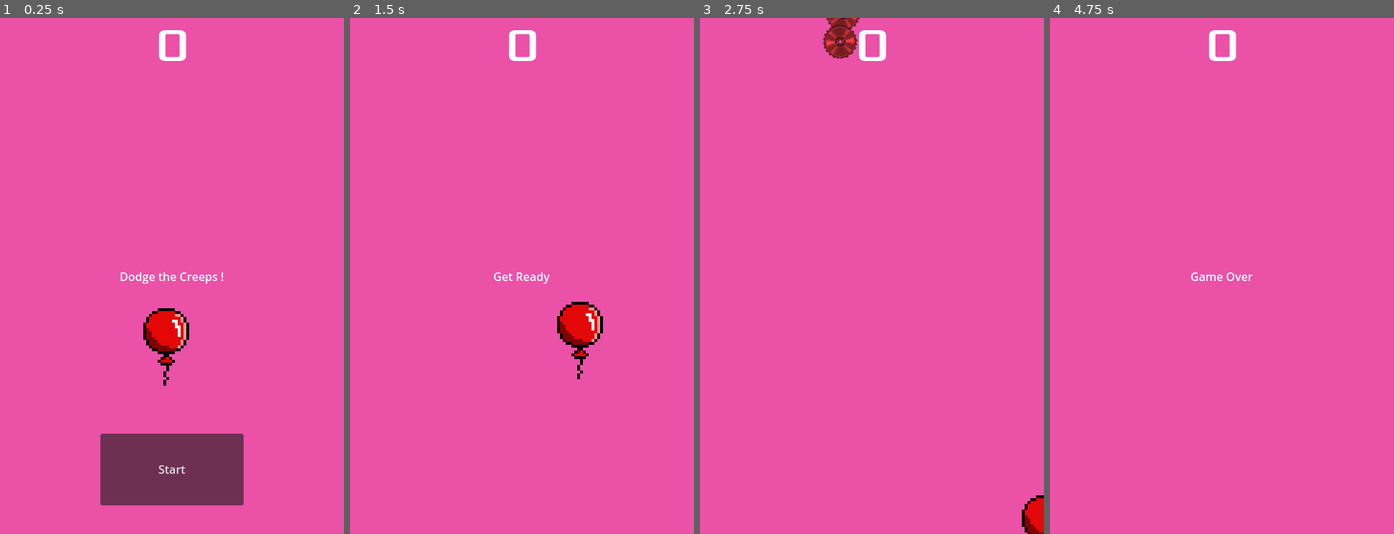
Above: before the commit, frames 1-4 (left to right).
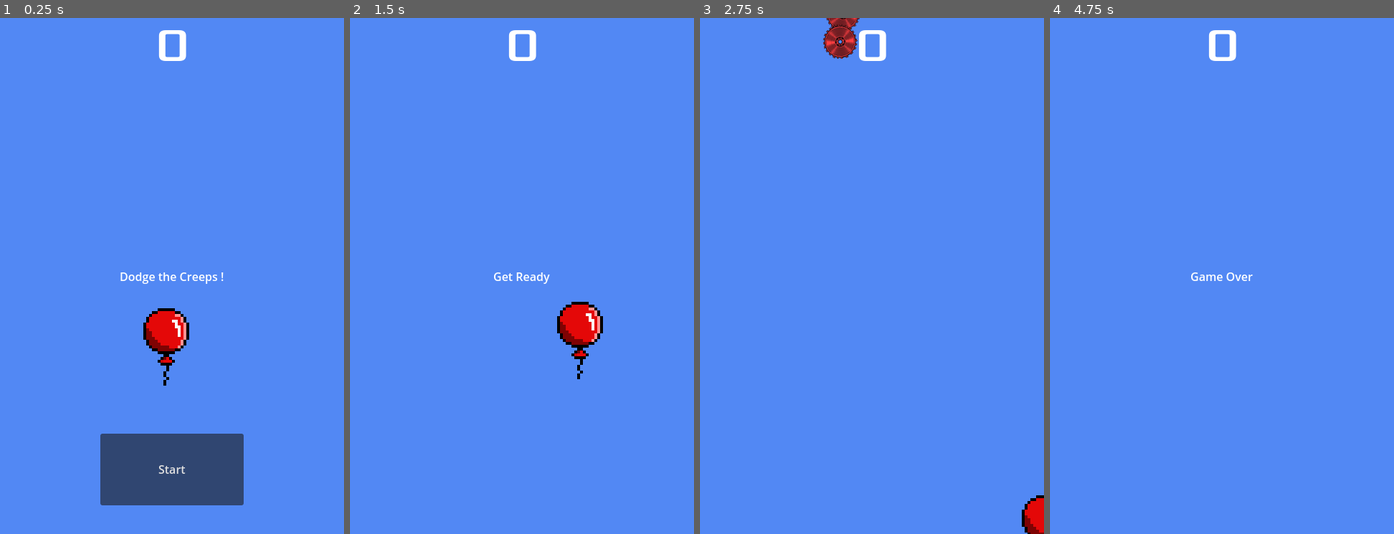
Above: after the commit, the same moments.

Repository: Turik556/First2D
Game: Godot game, scene res://Scenes/main.tscn
Two runs of this game, one before a commit and one after it. Both use one fixed random seed, a clock stepped at 60 frames per second and the inputs below. Before the commit the project starts from res://main.tscn.
Inputs:
- Up to frame 1 (0.25 s): no input
- Up to frame 2 (1.5 s): click "Start" at 0.5 s; tap Enter at 1.25 s; hold D (move_right) from 1.28 s (still down)
- Up to frame 3 (2.75 s): release D (move_right) at 2.03 s; hold S (move_down) from 2.03 s (still down)
- Up to frame 4 (4.75 s): release S (move_down) at 2.78 s; hold D (move_right) 2.78-3.53 s; hold W (move_up) 3.53-4.28 s; hold A (move_left) from 4.28 s (still down)

The runs differ from the first frame. In frame 1, 99% of the frame differs, in the area x 0-100%, y 0-100%; in frame 2, 99%; in frame 3, 99%; in frame 4, 100%.

Commit message:
прибрал всё по папкам

Diff:
--- a/EnemyHandler.tscn
+++ b/Scenes/EnemyHandler.tscn
@@ -1,7 +1,7 @@
 [gd_scene load_steps=4 format=3 uid="uid://bqi3n4fssgs2l"]
 
-[ext_resource type="Script" path="res://enemy_handler.gd" id="1_3gvam"]
-[ext_resource type="PackedScene" uid="uid://crmgdl0poacw7" path="res://mob.tscn" id="2_lhqpv"]
+[ext_resource type="Script" path="res://scripts/enemy_handler.gd" id="1_3gvam"]
+[ext_resource type="PackedScene" uid="uid://crmgdl0poacw7" path="res://Scenes/mob.tscn" id="2_lhqpv"]
 
 [sub_resource type="Curve2D" id="Curve2D_mvari"]
 _data = {
--- a/Player.tscn
+++ b/Scenes/Player.tscn
@@ -1,7 +1,7 @@
 [gd_scene load_steps=5 format=3 uid="uid://cajufjns3158d"]
 
-[ext_resource type="Script" path="res://player.gd" id="1_y0ten"]
-[ext_resource type="Texture2D" uid="uid://bynhfobo8vufh" path="res://baloon.png" id="4_y0brg"]
+[ext_resource type="Script" path="res://scripts/player.gd" id="1_y0ten"]
+[ext_resource type="Texture2D" uid="uid://bynhfobo8vufh" path="res://art/player/baloon.png" id="4_y0brg"]
 
 [sub_resource type="SpriteFrames" id="SpriteFrames_skf7u"]
 animations = [{
--- a/hud.tscn
+++ b/Scenes/hud.tscn
@@ -1,7 +1,7 @@
 [gd_scene load_steps=3 format=3 uid="uid://1tee4hpui1pn"]
 
-[ext_resource type="Script" path="res://hud.gd" id="1_x673g"]
-[ext_resource type="FontFile" uid="uid://b51lbo8bk5ry6" path="res://fonts/Xolonium-Regular.ttf" id="2_sjmoo"]
+[ext_resource type="Script" path="res://scripts/hud.gd" id="1_x673g"]
+[ext_resource type="FontFile" uid="uid://b51lbo8bk5ry6" path="res://art/fonts/Xolonium-Regular.ttf" id="2_sjmoo"]
 
 [node name="HUD" type="CanvasLayer"]
 script = ExtResource("1_x673g")
--- a/item.tscn
+++ b/Scenes/item.tscn
@@ -1,7 +1,7 @@
 [gd_scene load_steps=4 format=3 uid="uid://dxl8mpdnhg8dq"]
 
-[ext_resource type="Texture2D" uid="uid://diicnpb2l7wwh" path="res://art/playerGrey_up1.png" id="1_d8qvb"]
-[ext_resource type="Script" path="res://item.gd" id="1_rj2pc"]
+[ext_resource type="Texture2D" uid="uid://diicnpb2l7wwh" path="res://art/player/playerGrey_up1.png" id="1_d8qvb"]
+[ext_resource type="Script" path="res://scripts/item.gd" id="1_rj2pc"]
 
 [sub_resource type="CircleShape2D" id="CircleShape2D_pqu71"]
 radius = 1.70294e+06
--- a/main.tscn
+++ b/Scenes/main.tscn
@@ -1,10 +1,10 @@
 [gd_scene load_steps=6 format=3 uid="uid://cveqi88yfygc1"]
 
-[ext_resource type="PackedScene" uid="uid://cajufjns3158d" path="res://Player.tscn" id="1_pm0dl"]
-[ext_resource type="Script" path="res://main.gd" id="1_y5qig"]
-[ext_resource type="PackedScene" uid="uid://dxl8mpdnhg8dq" path="res://item.tscn" id="3_rwv84"]
-[ext_resource type="PackedScene" uid="uid://bqi3n4fssgs2l" path="res://EnemyHandler.tscn" id="4_ybo78"]
-[ext_resource type="PackedScene" uid="uid://1tee4hpui1pn" path="res://hud.tscn" id="4_yohv7"]
+[ext_resource type="PackedScene" uid="uid://cajufjns3158d" path="res://Scenes/Player.tscn" id="1_pm0dl"]
+[ext_resource type="Script" path="res://scripts/main.gd" id="1_y5qig"]
+[ext_resource type="PackedScene" uid="uid://dxl8mpdnhg8dq" path="res://Scenes/item.tscn" id="3_rwv84"]
+[ext_resource type="PackedScene" uid="uid://bqi3n4fssgs2l" path="res://Scenes/EnemyHandler.tscn" id="4_ybo78"]
+[ext_resource type="PackedScene" uid="uid://1tee4hpui1pn" path="res://Scenes/hud.tscn" id="4_yohv7"]
 
 [node name="Main" type="Node"]
 script = ExtResource("1_y5qig")
@@ -16,7 +16,7 @@
 anchor_bottom = 1.0
 grow_horizontal = 2
 grow_vertical = 2
-color = Color(0.918862, 0.317743, 0.653329, 1)
+color = Color(0.322663, 0.534388, 0.954947, 1)
 
 [node name="Player" parent="." instance=ExtResource("1_pm0dl")]
 
--- a/mob.tscn
+++ b/Scenes/mob.tscn
@@ -1,49 +1,49 @@
 [gd_scene load_steps=24 format=3 uid="uid://crmgdl0poacw7"]
 
-[ext_resource type="Script" path="res://mob.gd" id="1_l1qwq"]
-[ext_resource type="Texture2D" uid="uid://8xs5cui2aar0" path="res://art/saw_128/saw_128_0.png" id="4_nhht0"]
-[ext_resource type="Texture2D" uid="uid://bkfa45067jh6g" path="res://art/saw_128/saw_128_1.png" id="5_wkne6"]
-[ext_resource type="Texture2D" uid="uid://y8twnushh4vx" path="res://art/saw_128/saw_128_2.png" id="6_fx0nn"]
-[ext_resource type="Texture2D" uid="uid://bo65bmuk3igff" path="res://art/saw_128/saw_128_3.png" id="7_b0ga8"]
-[ext_resource type="Texture2D" uid="uid://w0avvftihbu7" path="res://art/saw_128/saw_128_4.png" id="8_3hsg0"]
-[ext_resource type="Texture2D" uid="uid://b6tj05jo21nh3" path="res://art/saw_128/saw_128_5.png" id="9_v2wjp"]
-[ext_resource type="Texture2D" uid="uid://c8ss3edn2x7tq" path="res://art/saw_128/saw_128_6.png" id="10_4dal6"]
-[ext_resource type="Texture2D" uid="uid://cvono8v4i65al" path="res://art/saw_128/saw_128_7.png" id="11_p1hog"]
-[ext_resource type="Texture2D" uid="uid://c0nbuq6rjuljq" path="res://art/saw_64/saw_64_0.png" id="12_qsyfn"]
-[ext_resource type="Texture2D" uid="uid://bcby247py1gho" path="res://art/saw_64/saw_64_1.png" id="13_4iigr"]
-[ext_resource type="Texture2D" uid="uid://dcvjul5od8obj" path="res://art/saw_64/saw_64_2.png" id="14_cjej0"]
-[ext_resource type="Texture2D" uid="uid://d32qm1yk27a0x" path="res://art/saw_64/saw_64_3.png" id="15_g7uhf"]
-[ext_resource type="Texture2D" uid="uid://dc87kjj8dcujp" path="res://art/saw_64/saw_64_4.png" id="16_mc45i"]
-[ext_resource type="Texture2D" uid="uid://ca0e37vf43c6c" path="res://art/saw_64/saw_64_5.png" id="17_m7q4d"]
-[ext_resource type="Texture2D" uid="uid://bgfqvasrjw48d" path="res://art/saw_64/saw_64_6.png" id="18_fsdo1"]
-[ext_resource type="Texture2D" uid="uid://cgo1cuigs7seh" path="res://art/saw_64/saw_64_7.png" id="19_ik0ew"]
+[ext_resource type="Script" path="res://scripts/mob.gd" id="1_oev2j"]
+[ext_resource type="Texture2D" uid="uid://8xs5cui2aar0" path="res://art/saw_128/saw_128_0.png" id="2_8imux"]
+[ext_resource type="Texture2D" uid="uid://bkfa45067jh6g" path="res://art/saw_128/saw_128_1.png" id="3_8wjfm"]
+[ext_resource type="Texture2D" uid="uid://y8twnushh4vx" path="res://art/saw_128/saw_128_2.png" id="4_cx1tl"]
+[ext_resource type="Texture2D" uid="uid://bo65bmuk3igff" path="res://art/saw_128/saw_128_3.png" id="5_ri6vv"]
+[ext_resource type="Texture2D" uid="uid://w0avvftihbu7" path="res://art/saw_128/saw_128_4.png" id="6_oeffj"]
+[ext_resource type="Texture2D" uid="uid://b6tj05jo21nh3" path="res://art/saw_128/saw_128_5.png" id="7_hhtq2"]
+[ext_resource type="Texture2D" uid="uid://c8ss3edn2x7tq" path="res://art/saw_128/saw_128_6.png" id="8_octed"]
+[ext_resource type="Texture2D" uid="uid://cvono8v4i65al" path="res://art/saw_128/saw_128_7.png" id="9_a6ptj"]
+[ext_resource type="Texture2D" uid="uid://c0nbuq6rjuljq" path="res://art/saw_64/saw_64_0.png" id="10_0xb77"]
+[ext_resource type="Texture2D" uid="uid://bcby247py1gho" path="res://art/saw_64/saw_64_1.png" id="11_eusp1"]
+[ext_resource type="Texture2D" uid="uid://dcvjul5od8obj" path="res://art/saw_64/saw_64_2.png" id="12_72xsp"]
+[ext_resource type="Texture2D" uid="uid://d32qm1yk27a0x" path="res://art/saw_64/saw_64_3.png" id="13_4rytu"]
+[ext_resource type="Texture2D" uid="uid://dc87kjj8dcujp" path="res://art/saw_64/saw_64_4.png" id="14_ehs6q"]
+[ext_resource type="Texture2D" uid="uid://ca0e37vf43c6c" path="res://art/saw_64/saw_64_5.png" id="15_ufqdk"]
+[ext_resource type="Texture2D" uid="uid://bgfqvasrjw48d" path="res://art/saw_64/saw_64_6.png" id="16_gy83g"]
+[ext_resource type="Texture2D" uid="uid://cgo1cuigs7seh" path="res://art/saw_64/saw_64_7.png" id="17_urxvi"]
 
 [sub_resource type="SpriteFrames" id="SpriteFrames_tjb5q"]
 animations = [{
 "frames": [{
 "duration": 1.0,
-"texture": ExtResource("4_nhht0")
+"texture": ExtResource("2_8imux")
 }, {
 "duration": 1.0,
-"texture": ExtResource("5_wkne6")
+"texture": ExtResource("3_8wjfm")
 }, {
 "duration": 1.0,
-"texture": ExtResource("6_fx0nn")
+"texture": ExtResource("4_cx1tl")
 }, {
 "duration": 1.0,
-"texture": ExtResource("7_b0ga8")
+"texture": ExtResource("5_ri6vv")
 }, {
 "duration": 1.0,
-"texture": ExtResource("8_3hsg0")
+"texture": ExtResource("6_oeffj")
 }, {
 "duration": 1.0,
-"texture": ExtResource("9_v2wjp")
+"texture": ExtResource("7_hhtq2")
 }, {
 "duration": 1.0,
-"texture": ExtResource("10_4dal6")
+"texture": ExtResource("8_octed")
 }, {
 "duration": 1.0,
-"texture": ExtResource("11_p1hog")
+"texture": ExtResource("9_a6ptj")
 }],
 "loop": true,
 "name": &"saw_128",
@@ -126,7 +126,7 @@
 [node name="Mob" type="RigidBody2D"]
 collision_mask = 0
 gravity_scale = 0.0
-script = ExtResource("1_l1qwq")
+script = ExtResource("1_oev2j")
 
 [node name="AnimatedSprite2D" type="AnimatedSprite2D" parent="."]
 modulate = Color(1, 0.243137, 1, 1)
--- a/project.godot
+++ b/project.godot
@@ -11,13 +11,13 @@
 [application]
 
 config/name="First2D"
-run/main_scene="res://main.tscn"
+run/main_scene="res://Scenes/main.tscn"
 config/features=PackedStringArray("4.3", "Forward Plus")
-config/icon="res://icon.svg"
+config/icon="res://else/icon.svg"
 
 [autoload]
 
-Global="*res://global.gd"
+Global="*res://scripts/global.gd"
 
 [display]
 
Not shown: 2 places in Scenes/mob.tscn that only renumber resources
Not shown, removed: art/House In a Forest Loop.ogg.import
Renamed: fonts/FONTLOG.txt -> art/fonts/FONTLOG.txt
Renamed: fonts/LICENSE.txt -> art/fonts/LICENSE.txt
Renamed: fonts/Xolonium-Regular.ttf -> art/fonts/Xolonium-Regular.ttf
Not shown, changed: art/fonts/Xolonium-Regular.ttf.import
Renamed: art/enemyFlyingAlt_1.png -> art/mob_ex/enemyFlyingAlt_1.png
Not shown, changed: art/mob_ex/enemyFlyingAlt_1.png.import
Renamed: art/enemyFlyingAlt_2.png -> art/mob_ex/enemyFlyingAlt_2.png
Not shown, changed: art/mob_ex/enemyFlyingAlt_2.png.import
Renamed: art/enemySwimming_1.png -> art/mob_ex/enemySwimming_1.png
Not shown, changed: art/mob_ex/enemySwimming_1.png.import
(and 32 more such lines)
